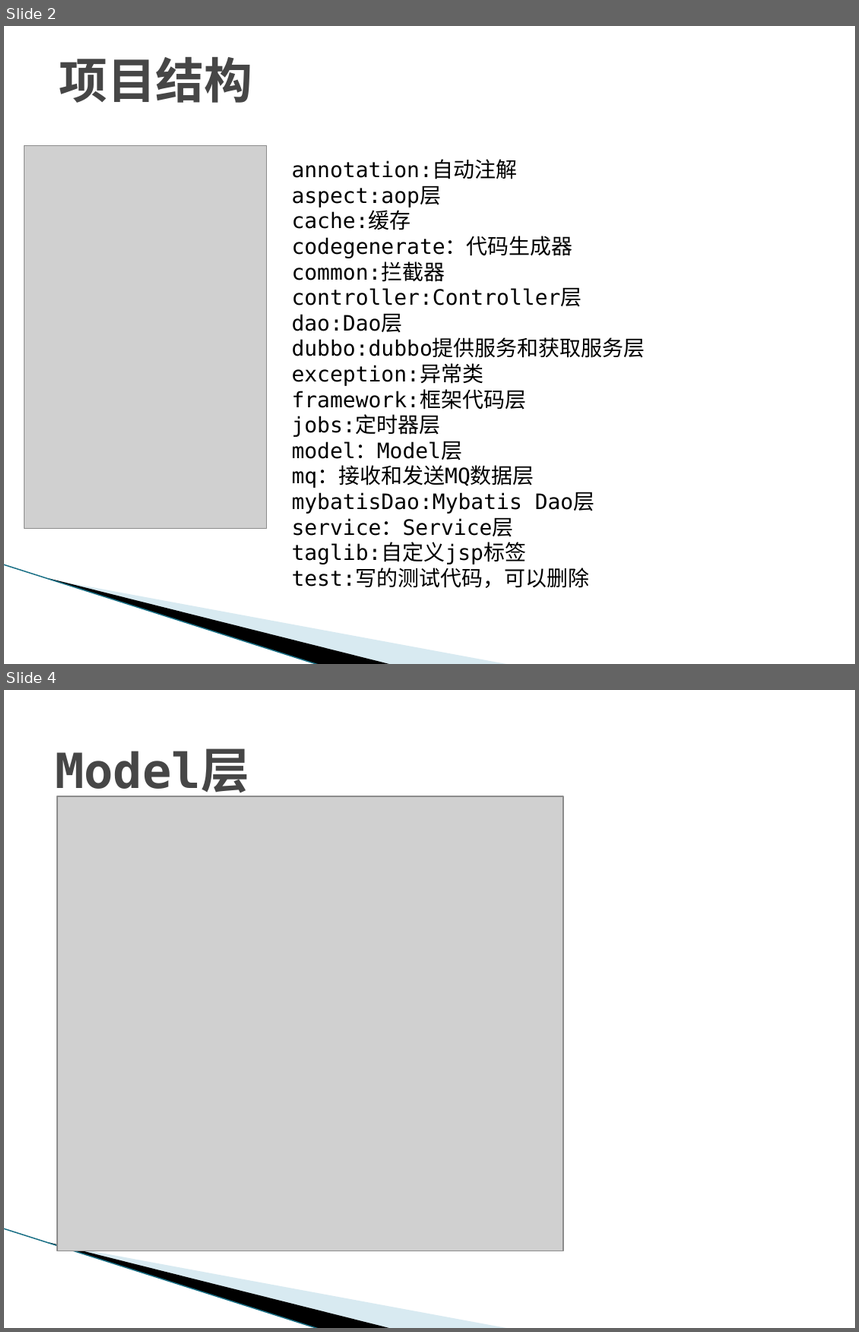
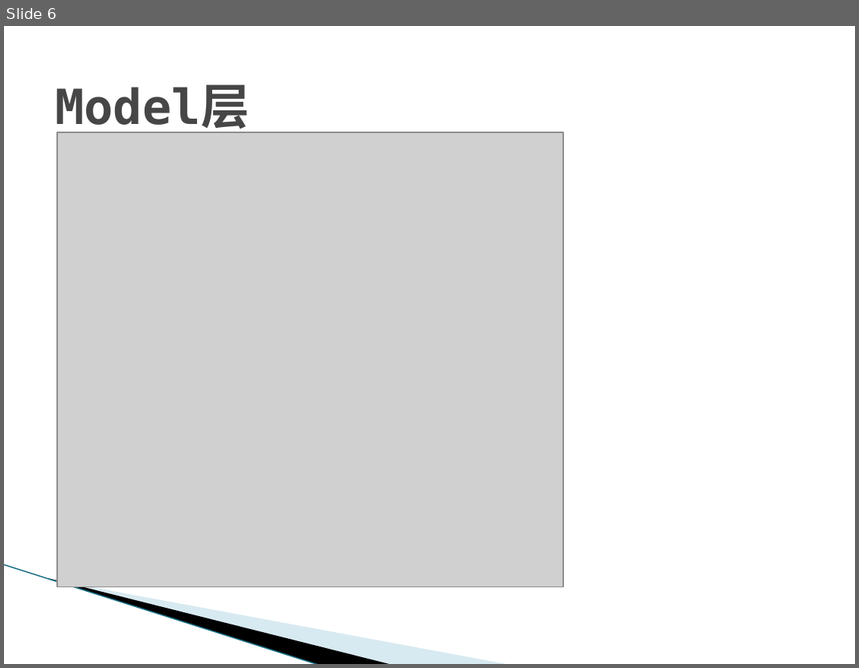
Before and after one commit to nikorliu/simbaRoot, a slide deck: doc/框架使用说明.pptx. Shown one above the other, each under a label of ours: slides 2 and 4 before the commit, slide 6 after it; the slides between them are not shown. The pictures are 859x1332 and 859x668 pixels, drawn with LibreOffice and Linux fonts; fonts in the diff are those of the drawing; grey boxes stand for pictures; background and template pictures are left out. Boxes give left, top, right and bottom in pixels: in the first picture for what was removed or moved away, otherwise in the second. Text is boxed around its words. In the diff, an @@ line names an element or a change of style, - is before the commit and + after.

Commit message:
框架使用说明ppt更新

```diff
--- a/doc/框架使用说明.pptx
+++ b/doc/框架使用说明.pptx
@@ slide 2 removed at (4, 26, 855, 664), background #FFFFFF; not listed: 3 template elements that a slide beside it also shows @@
@@ title removed at (59, 57, 253, 103) @@
-项目结构
@@ picture removed at (24, 146, 266, 529) @@
@@ text removed at (292, 161, 645, 588) @@
-annotation:自动注解
-aspect:aop层
-cache:缓存
-codegenerate：代码生成器
-common:拦截器
-controller:Controller层
-dao:Dao层
-dubbo:dubbo提供服务和获取服务层
-exception:异常类
-framework:框架代码层
-jobs:定时器层
-model：Model层
-mq：接收和发送MQ数据层
-mybatisDao:Mybatis Dao层
-service：Service层
-taglib:自定义jsp标签
-test:写的测试代码，可以删除
@@ what was slide 4 is now slide 6 @@
```
Also in this commit, not shown: 18 slides changed, 15 slides added, 7 other slides removed, 1 other file.
